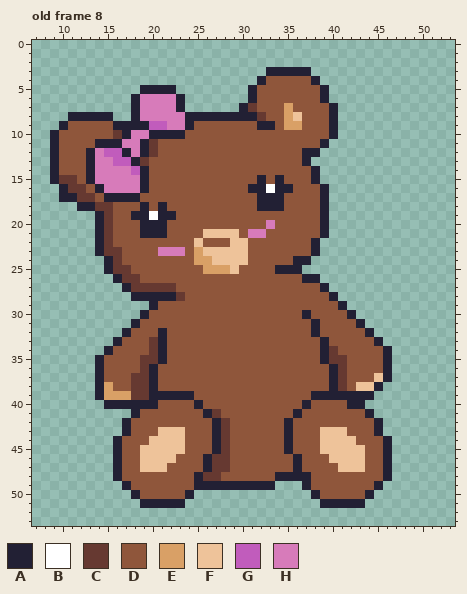
Pixel-art file -- aseprite_files/teddybear_girl.ase. Above is the file before it was changed.
64x64 pixels, 32 frames. Shown: old frame 8: x 7..53, y 0..53. The commit also changed other frames, which this record leaves out.
Visible layers, top first: "Head", "Feet", "Body", "LeftArm", "RightArm".
Palette (. is transparent): A #222034  B #ffffff  C #663931  D #8f563b  E #d9a066  F #eec39a  G #c15cbc  H #d77bba
Pixels before, old frame 8 (only the part around the change), first column x 7:
 0 ........................................
 1 ........................................
 2 ........................................
 3 ..........................AAAAA.........
 4 .........................ADDDDDA........
 5 ............AAAA........ADDDDDDDA.......
 6 ...........AHHHHA.......ADDDDDDDA.......
 7 ...........AHHHHA......ACDDDEDDDDA......
 8 ....AAAAA..AHHHHHAAAAAAAACDDEFDDDA......
 9 ...ADDDDDAAAAGGHHADDDDDDDAADEEDDDA......
10 ..ADDDDDDCAHHAAAADDDDDDDDDDDDDDDDA......
11 ..ADDDDAAAHHACDDDDDDDDDDDDDDDDDDA.......
12 ..ADDDAHGGAHACDDDDDDDDDDDDDDDDAA........
13 ..ADDDAHHGGACDDDDDDDDDDDDDDDDDA.........
14 ..ADDDAHHHHGADDDDDDDDDDDDDDDDDDA........
15 ..ACCDAHHHHHADDDDDDDDDDDDADADDDA........
16 ...ACCDAHHHHADDDDDDDDDDDAABAADDDA.......
17 ...AACCDAAAADDDDDDDDDDDDDAAADDDDA.......
18 .....AACCDDDADADDDDDDDDDDAAADDDDA.......
19 .......ACDDAABAADDDDDDDDDDDDDDDDA.......
20 .......ACDDDAAADDDDDDDDDDDHDDDDDA.......
21 .......ACDDDAAADDDDFFFFDHHDDDDDDA.......
22 .......ACDDDDDDDDDFDDDFFDDDDDDDA........
23 .......ACCDDDDHHHDEFFFFFDDDDDDDA........
24 ........ACDDDDDDDDEEFFFFDDDDDAA.........
25 ........ACCDDDDDDDDEEEFDDDDAAA..........
26 .........ACCDDDDDDDDDDDDDDDDDDAA........
27 ..........ACCCCCDDDDDDDDDDDDDDDDA.......
28 ...........AAAAACDDDDDDDDDDDDDDDDA......
29 .............ADDDDDDDDDDDDDDDDDDDDA.....
30 ............ADDDDDDDDDDDDDDDDDADDDDA....
31 ...........ADDDDDDDDDDDDDDDDDDDADDDDA...
32 ..........ADDDADDDDDDDDDDDDDDDDADDDDDA..
The result:
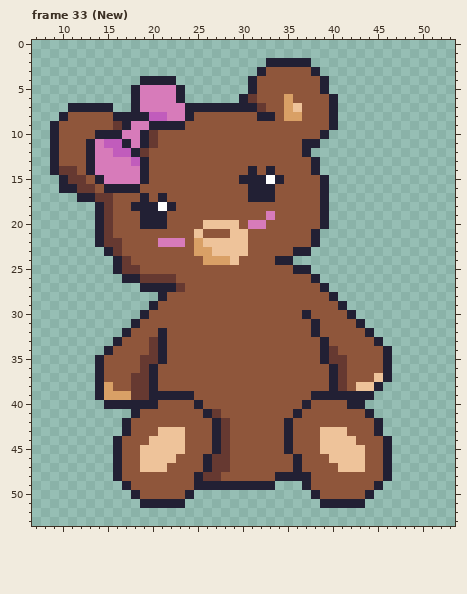
A new or re-ordered frame is compared with the old frame closest to it.
From the commit log: increased head height for female teddybear + altered eyes
Diff:
frames 32 -> 39
Changed rows in their new state; - is an unchanged pixel.
Frame 33 (New) is new; against old frame 8, layers "Head", "RightArm":
first column x 9:
 2 ------------------------AAAAA---
 3 -----------------------ADDDDDA--
 4 ----------AAAA--------AD-----DA-
 5 ---------AHHHHA-----------------
 6 ---------------------AC---E---DA
 7 --AAAAA-------HAAAAAA-AC---F----
 8 -ADDDDDAA-AGG---DDDDDDDAA--E----
 9 AD-----C-HHAAAAD-------DD-DD----
10 -----AAAH-ACDDD---------------A.
11 ----AHGGA-------------------AA.-
12 ------H-GACD-----------------.--
13 -------HHGA-----------------DA--
14 -CC------H------------A-A-------
15 .A-CDA---------------AA-B----DA-
16 --A-CDAAAAD-------------ADD-----
17 -..AACCDDDA-A---------A--D------
18 ---..A---A-ABA---------DDD------
19 ---------D-A-D----------H-------
20 -----------------FFFF-HHD-------
21 ----------DDD---FDDD-FDD-----A.-
22 -------C----HHH-EFFF------------
23 -----.A-----DDD--E---------AA.--
24 ------.AC-------D-EE-D---AA..---
25 ------.A-C-------DDDD----DD-A---
26 -------.AACCCC--------------D---
27 --------..AAAAC-----------------
28 ---------...-DD-----------------
Boxes around the changes in both pictures, in picture pixels (x1, y1, x2, y2):
changed: (50, 58, 338, 301)
